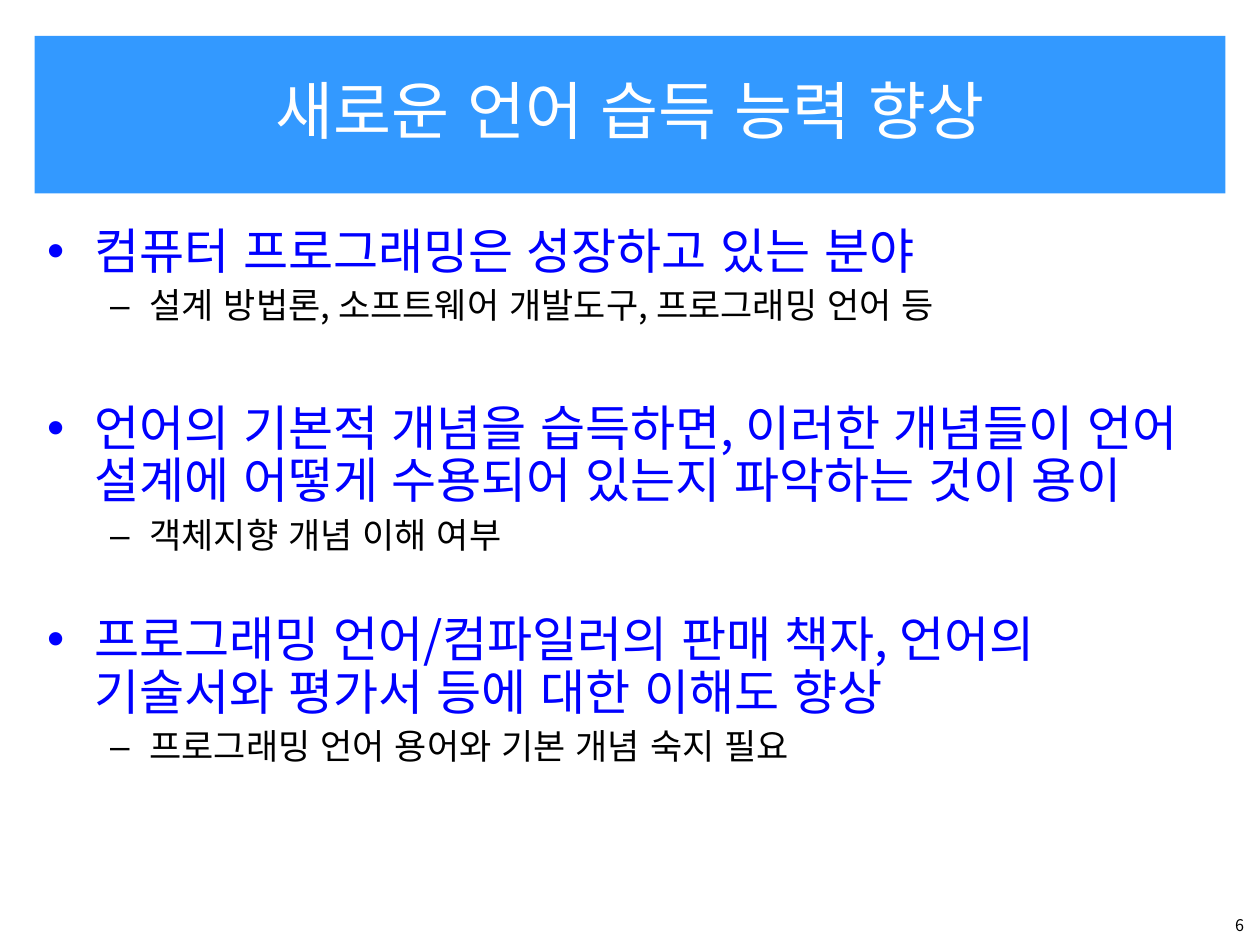
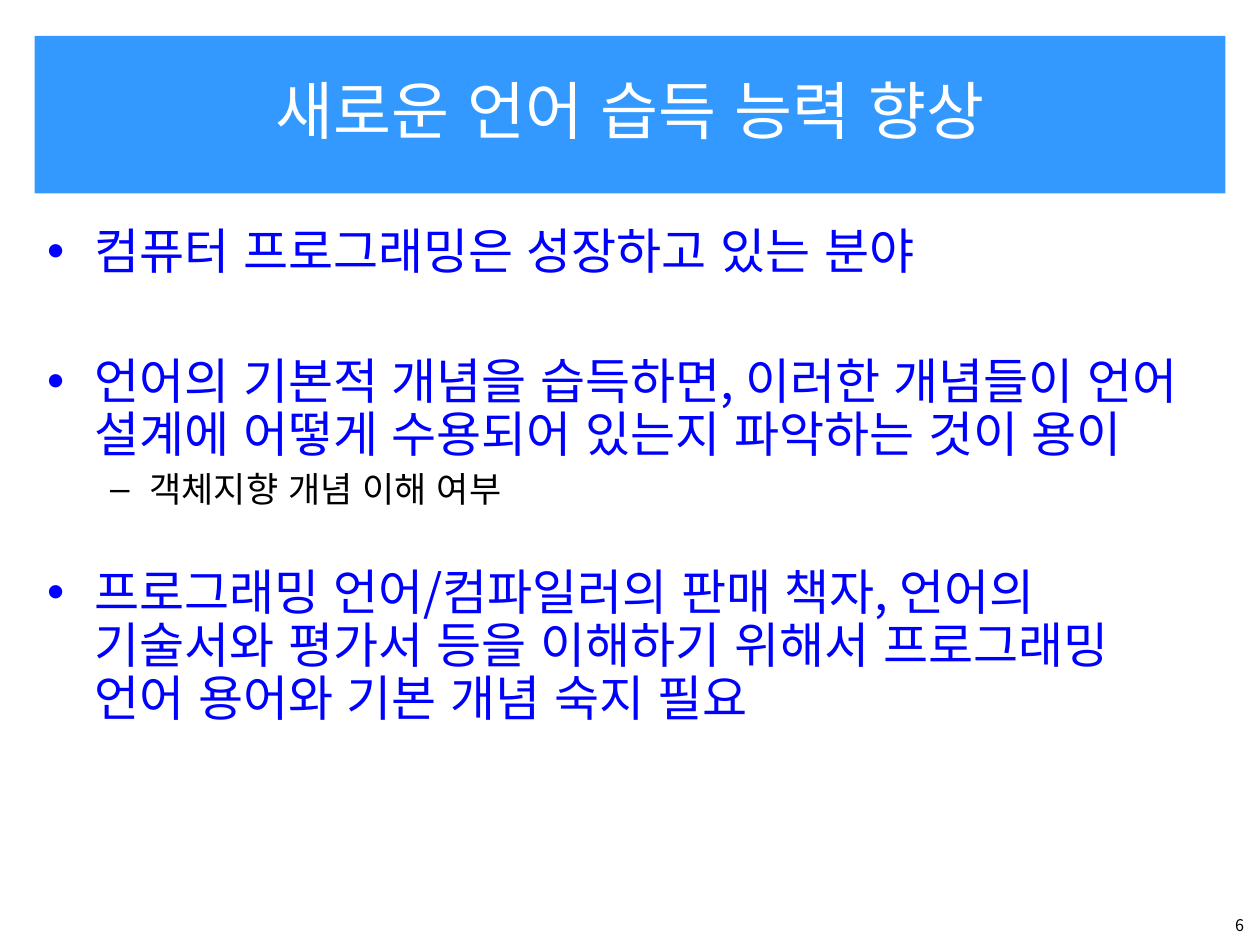
Before and after one commit to OOPSLA-SCH/OOPSLA-SCH.github.io, a slide deck: slide 6 of lecture/20s/pl20s/pl20s-ch1-1.ppt. Drawn at 1260x945 pixels with LibreOffice and Linux fonts; fonts in the diff are those of the drawing. Boxes give left, top, right and bottom in pixels: in the first picture for what was removed or moved away, otherwise in the second. Text is boxed around its words. In the diff, an @@ line names an element or a change of style, - is before the commit and + after.

```diff
--- a/lecture/20s/pl20s/pl20s-ch1-1.ppt
+++ b/lecture/20s/pl20s/pl20s-ch1-1.ppt
@@ text at bbox=[150, 289, 933, 325]: paragraph removed @@
-  – 설계 방법론, 소프트웨어 개발도구, 프로그래밍 언어 등
@@ text at bbox=[94, 569, 1108, 720]: text changed @@
-• 프로그래밍 언어/컴파일러의 판매 책자, 언어의 기술서와 평가서 등에 대한 이해도 향상
-  – 프로그래밍 언어 용어와 기본 개념 숙지 필요
+• 프로그래밍 언어/컴파일러의 판매 책자, 언어의 기술서와 평가서 등을 이해하기 위해서 프로그래밍 언어 용어와 기본 개념 숙지 필요
```
Also in this commit, not shown: 8 other slides changed, 4 slides added, 1 slide removed, 6 other files.
